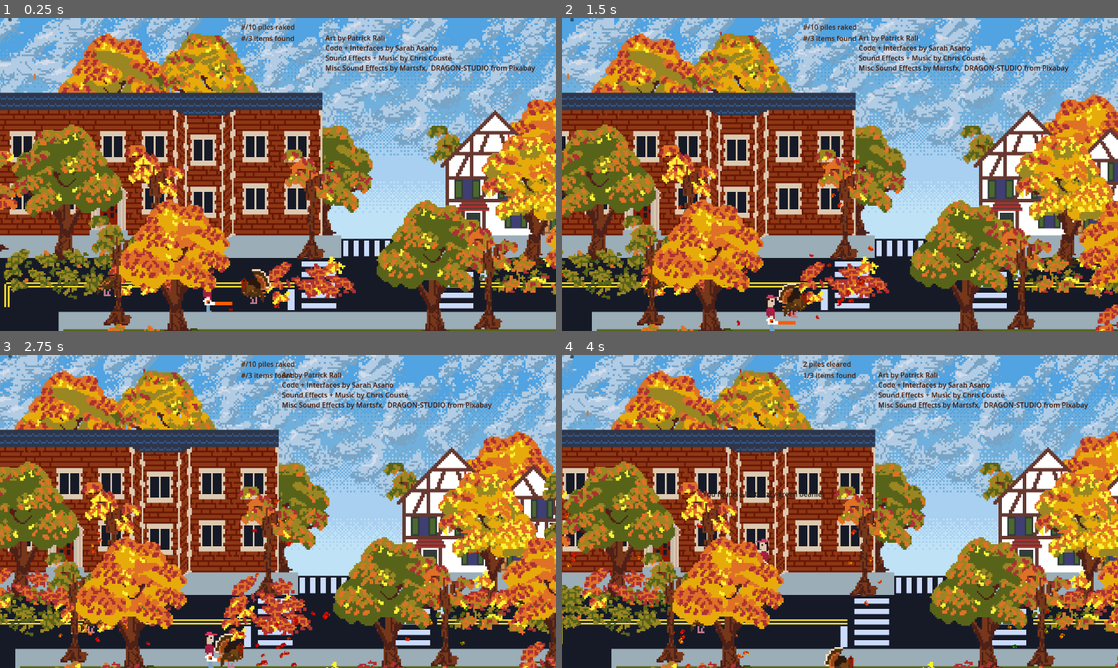
Above: before the commit, frames 1-4 (two rows, left to right).
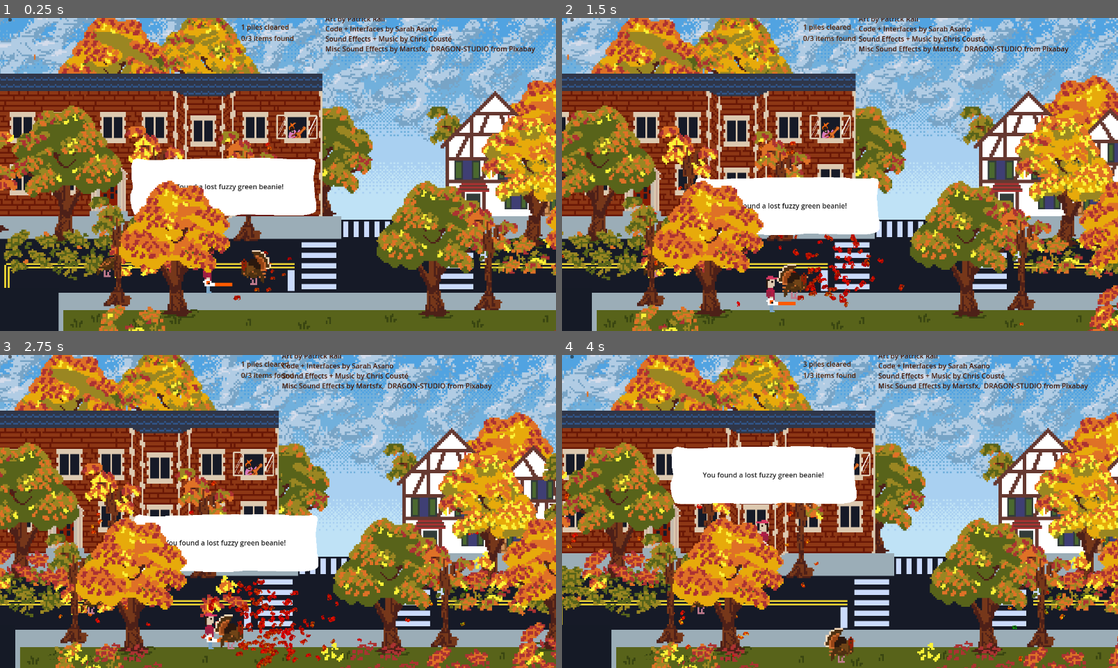
Above: after the commit, the same moments.

Repository: firelighted/cozyjam2025
Game: Godot game, scene res://src/scenes_scripts/main.tscn
Two runs of this game, one before a commit and one after it. Both use one fixed random seed, a clock stepped at 60 frames per second and the inputs below.
Inputs:
- Up to frame 1 (0.25 s): no input
- Up to frame 2 (1.5 s): tap Enter (ui_accept) at 0.5, 0.77 s; hold Right (ui_right) 0.53-1.28 s; hold Down (ui_down) from 1.28 s (still down)
- Up to frame 3 (2.75 s): tap Enter (ui_accept) at 1.52 s; release Down (ui_down) at 2.03 s; hold Right (ui_right) from 2.03 s (still down)
- Up to frame 4 (4 s): release Right (ui_right) at 2.78 s; hold Up (ui_up) 2.78-3.53 s; tap Enter (ui_accept) at 3.02, 3.77 s; hold Left (ui_left) from 3.53 s (still down)

The runs differ from the first frame. In frame 1, 78% of the frame differs, in the area x 0-100%, y 0-100%; in frame 2, 79%; in frame 3, 80%; in frame 4, 78%.

Commit message:
grass visible. musician visible

Diff:
--- a/assets/speech.tres
+++ b/assets/speech.tres
@@ -1,7 +1,7 @@
 [gd_resource type="AtlasTexture" load_steps=2 format=3 uid="uid://c46lv2now7fjb"]
 
-[ext_resource type="Texture2D" uid="uid://kekbajck4uv2" path="res://assets/spritesheet.png" id="1_qg2hl"]
+[ext_resource type="Texture2D" uid="uid://60plrj7ogpt8" path="res://assets/musician_speech.png" id="1_qg2hl"]
 
 [resource]
 atlas = ExtResource("1_qg2hl")
-region = Rect2(0.61853, 1500.07, 267.742, 99.9292)
+region = Rect2(0.61853, 1499, 266.381, 101)
--- a/src/scenes_scripts/main.tscn
+++ b/src/scenes_scripts/main.tscn
@@ -1,9 +1,10 @@
-[gd_scene load_steps=27 format=3 uid="uid://c4hph8pvvd547"]
+[gd_scene load_steps=28 format=3 uid="uid://c4hph8pvvd547"]
 
 [ext_resource type="Script" uid="uid://cqhx7autm2quy" path="res://src/scenes_scripts/main.gd" id="1_8bppn"]
 [ext_resource type="Script" uid="uid://cl1n471ie3nkm" path="res://src/scenes_scripts/player2d.gd" id="1_cydo6"]
 [ext_resource type="Texture2D" uid="uid://kekbajck4uv2" path="res://assets/spritesheet.png" id="1_rvmg3"]
 [ext_resource type="PackedScene" uid="uid://dr6cg0e2dyoek" path="res://src/scenes_scripts/falltree.tscn" id="3_1dgxd"]
+[ext_resource type="Texture2D" uid="uid://60plrj7ogpt8" path="res://assets/musician_speech.png" id="3_d8l4k"]
 [ext_resource type="PackedScene" uid="uid://ik5klehl7a0u" path="res://src/scenes_scripts/leafblow_particles.tscn" id="4_agtjx"]
 [ext_resource type="Texture2D" uid="uid://2wht4b3bl3pj" path="res://assets/leaf.tres" id="5_1dgxd"]
 [ext_resource type="AudioStream" uid="uid://bcdl2uxmif17b" path="res://assets/sfx/walking-on-dry-leaves-361514.mp3" id="5_3cxgn"]
@@ -106,15 +107,14 @@
 position = Vector2(3284, -70)
 shape = SubResource("RectangleShape2D_73g7s")
 
-[node name="BackgroundExtraSky" type="Sprite2D" parent="Background"]
-visible = false
-position = Vector2(1, -170)
-texture = ExtResource("1_rvmg3")
-offset = Vector2(1600, 100)
-
 [node name="Background" type="Sprite2D" parent="Background"]
 position = Vector2(0, 1)
 texture = ExtResource("1_rvmg3")
+offset = Vector2(1600, 100)
+
+[node name="Background2" type="Sprite2D" parent="Background"]
+position = Vector2(0, 1)
+texture = ExtResource("3_d8l4k")
 offset = Vector2(1600, 100)
 
 [node name="Sidwalk" type="Sprite2D" parent="Background"]
@@ -147,7 +147,7 @@
 position = Vector2(132, 434)
 
 [node name="Tree4" parent="TreeParent" instance=ExtResource("3_1dgxd")]
-position = Vector2(865, 449)
+position = Vector2(719, 451)
 
 [node name="Tree6" parent="TreeParent" instance=ExtResource("3_1dgxd")]
 position = Vector2(1372, 442)
@@ -266,7 +266,7 @@
 limit_left = 0
 limit_top = 0
 limit_right = 3200
-limit_bottom = 725
+limit_bottom = 769
 position_smoothing_enabled = true
 
 [node name="FinishPileTimer" type="Timer" parent="CharacterBody2D"]
